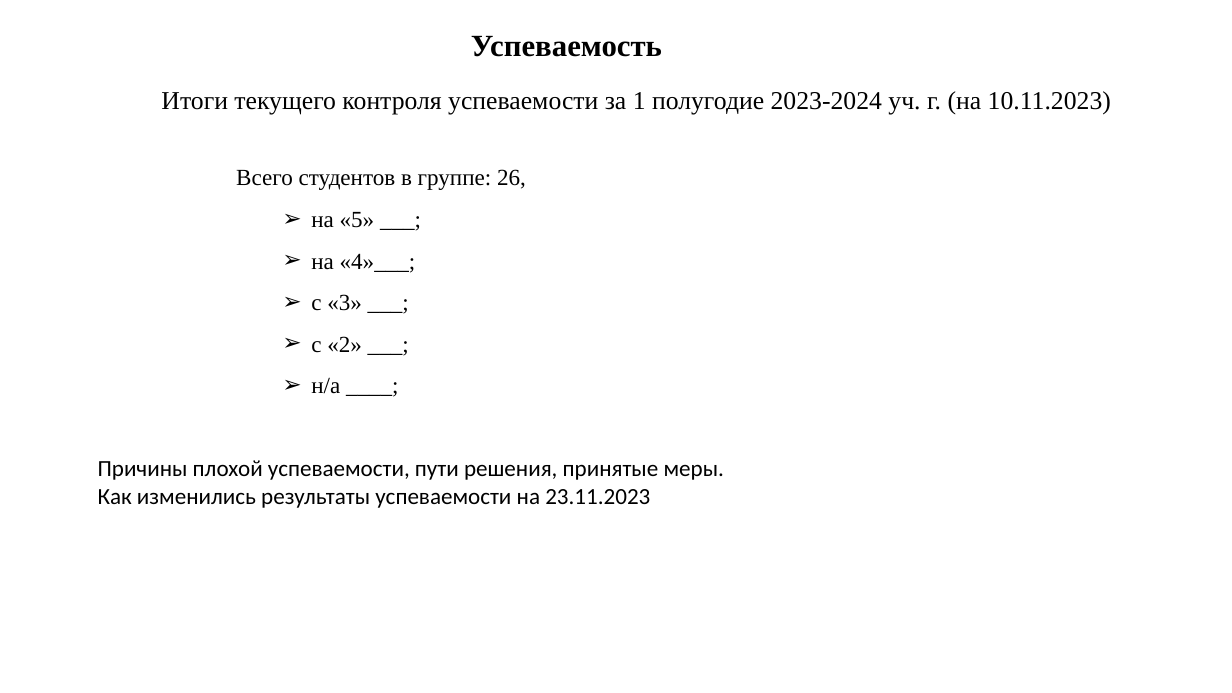
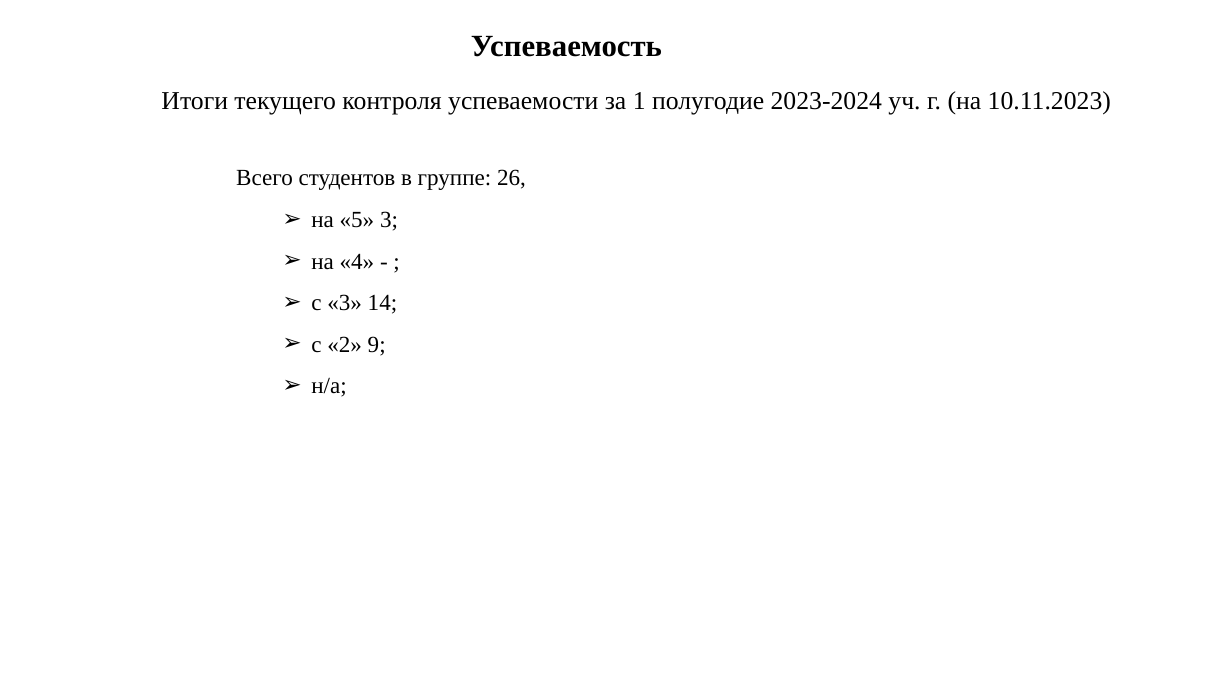
Before and after one commit to IvanSibirevV2/KipFin_Lab_2023-24_Git0, a slide deck: slide 2 of ПишемПрезентацию/Педсовет_v1.pptx. Drawn at 1232x693 pixels with LibreOffice and Linux fonts; fonts in the diff are those of the drawing; background and template pictures are left out. Boxes give left, top, right and bottom in pixels: in the first picture for what was removed or moved away, otherwise in the second. Text is boxed around its words. In the diff, an @@ line names an element or a change of style, - is before the commit and + after.

```diff
--- a/ПишемПрезентацию/Педсовет_v1.pptx
+++ b/ПишемПрезентацию/Педсовет_v1.pptx
@@ text at [311,211,398,397]: text changed @@
-  ➢ на «5» ___;
-  ➢ на «4»___;
-  ➢ с «3» ___;
-  ➢ с «2» ___;
-  ➢ н/а ____;
+  ➢ на «5» 3;
+  ➢ на «4» - ;
+  ➢ с «3» 14;
+  ➢ с «2» 9;
+  ➢ н/а;
@@ text removed at [98,460,724,508] @@
-Причины плохой успеваемости, пути решения, принятые меры.
-Как изменились результаты успеваемости на 23.11.2023
```
Also in this commit, not shown: 5 other slides changed, 2 slides added, 2 slides removed, 2 other files.
